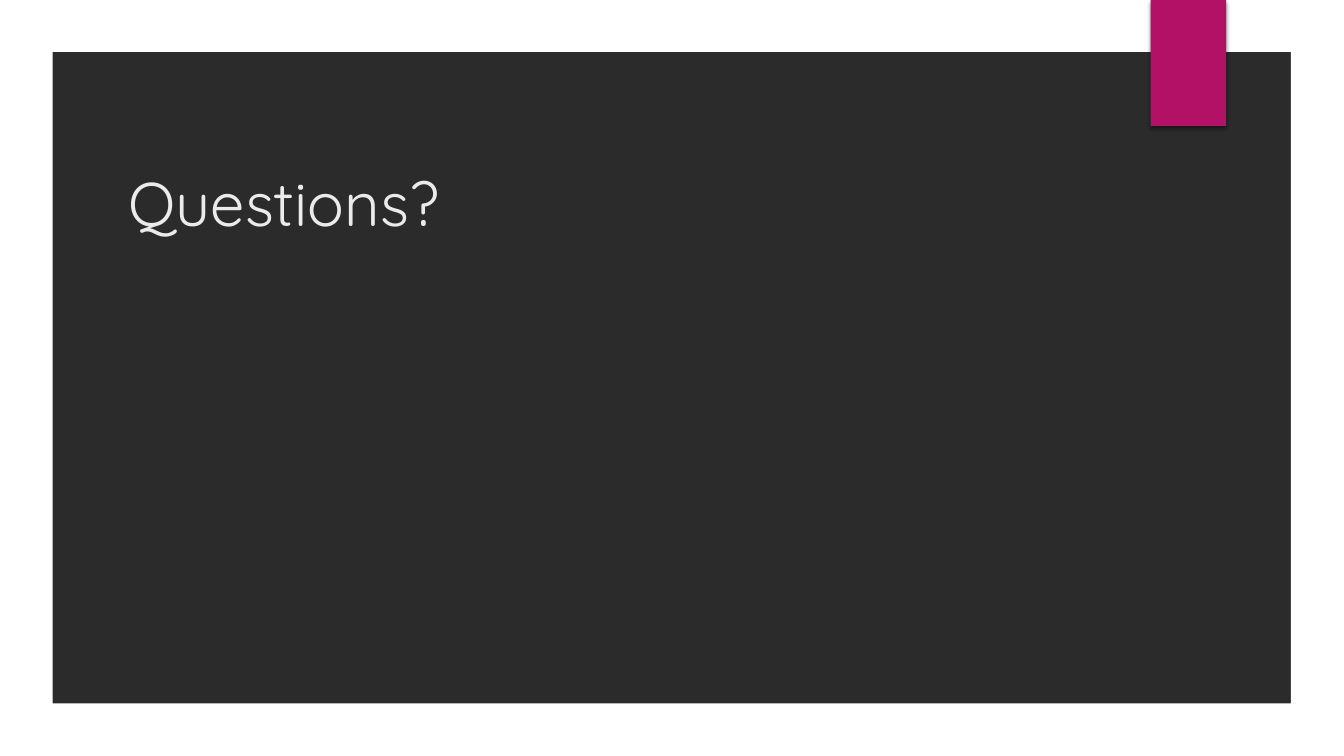
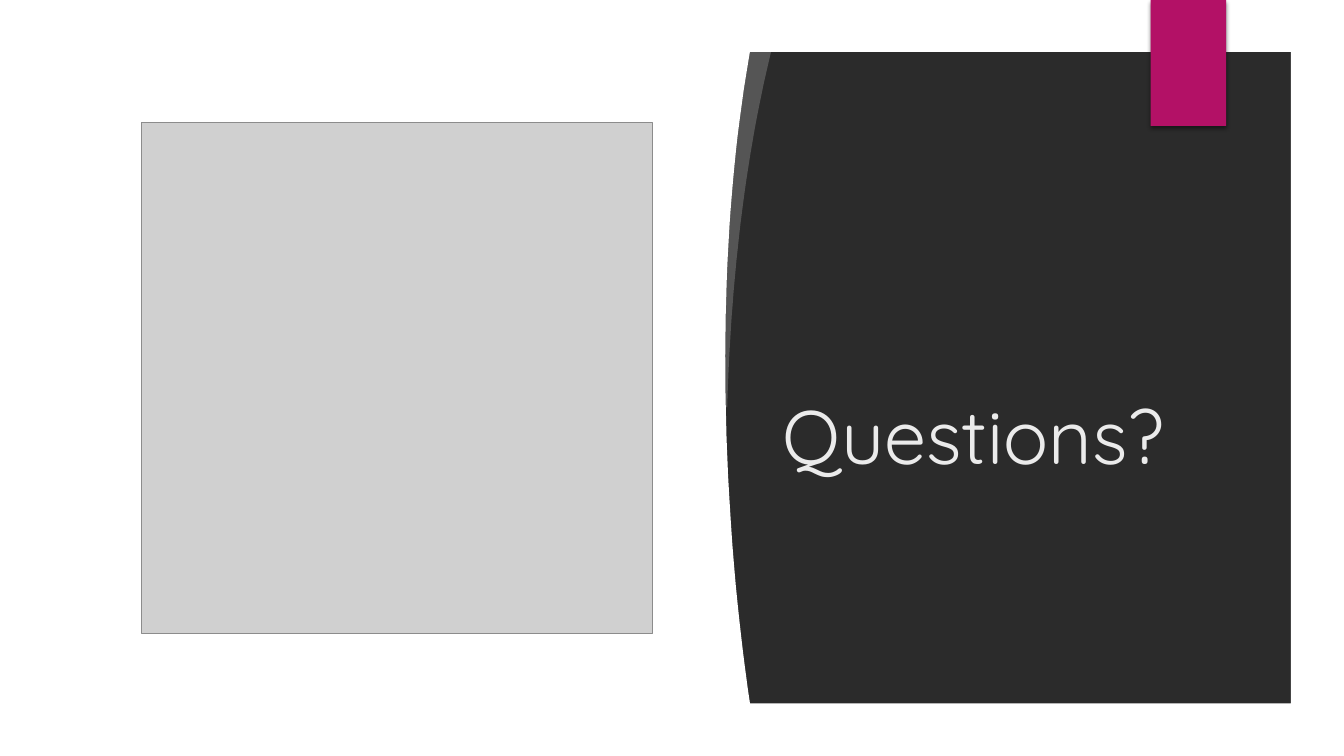
Before and after one commit to louiseshambrook/visit_scotland_final_project, a slide deck: slide 18 of presentation/visit_scotland_presentation.pptx. Drawn at 1344x756 pixels with LibreOffice and Linux fonts; fonts in the diff are those of the drawing; grey boxes stand for pictures; background and template pictures are left out; a plain dark background stands for a picture behind light text. Boxes give left, top, right and bottom in pixels: in the first picture for what was removed or moved away, otherwise in the second. Text is boxed around its words. In the diff, an @@ line names an element or a change of style, - is before the commit and + after.

```diff
--- a/presentation/visit_scotland_presentation.pptx
+++ b/presentation/visit_scotland_presentation.pptx
@@ rectangle added at (46,44,623,712), fill #FFFFFF @@
@@ freeform shape added at (614,44,752,711), fill #FFFFFF @@
@@ freeform shape added at (695,43,772,409), fill #FFFFFF at 20% opacity @@
@@ picture added at (142,123,652,633) @@
@@ title "Questions?": place and size @@
-title "Questions?" at (128,180,439,237)
+title "Questions?" at (783,408,1165,477)
@@ title "Questions?" at (783,408,1165,477): size 44 to 54 pt @@
```
Also in this commit, not shown: 5 other slides changed, 1 slide added, 1 slide removed, 2 other files.
